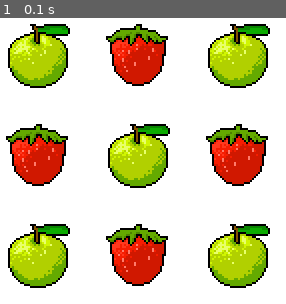
Above: before the commit, frame 1.
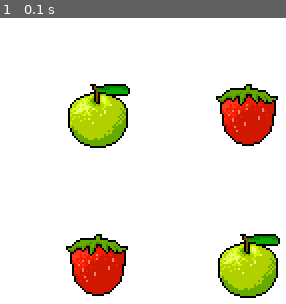
Above: after the commit, the same moment.

Repository: Joshkaki00/pygame-tutorial
Game: pygame game, started from game.py
The game is run twice, just before and just after one commit, with the same random seed, the same clock (stepped at 60 frames per second) and the same inputs.
Inputs:
- Up to frame 1 (0.1 s): no input

The runs differ from the first frame. In frame 1, 42% of the frame differs, in the area x 2-98%, y 2-98%.

Commit message:
updated pygame

Diff:
--- a/game.py
+++ b/game.py
@@ -23,8 +23,8 @@
 strawberry_image = 'strawberry.png'
 
 # Grid setup
-start_x, start_y = 150, 150
-spacing = 100
+start_x, start_y = 210, 210
+spacing = 150
 
 # List to hold all GameObjects on grid
 objects = []
